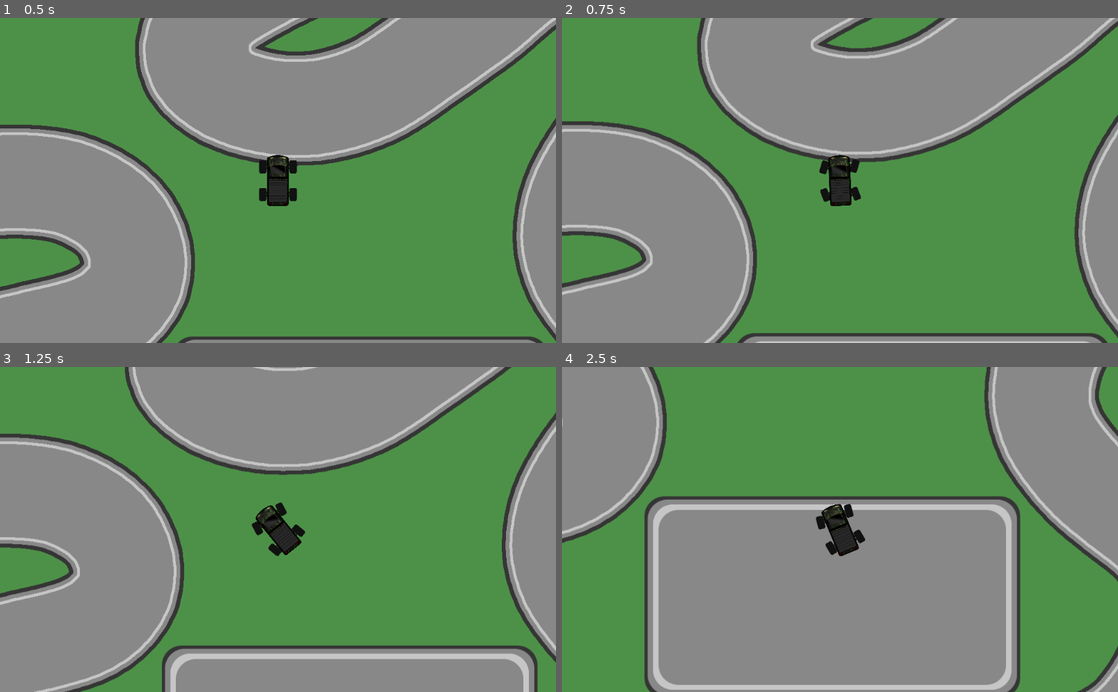
Above: before the commit, frames 1-4 (two rows, left to right).
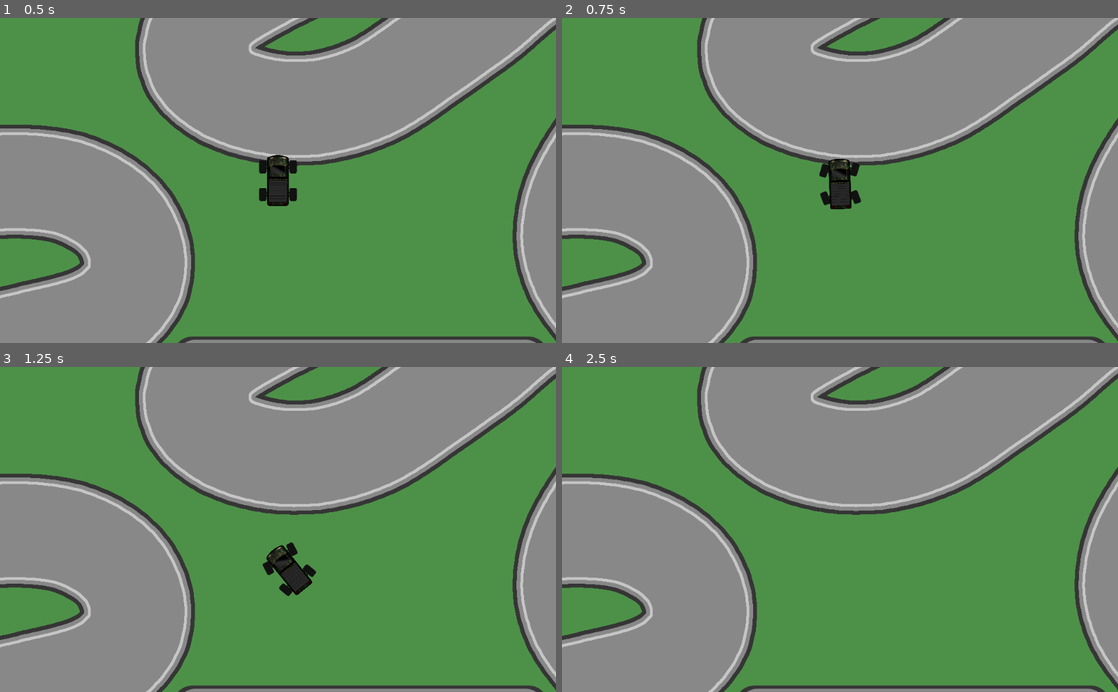
Above: after the commit, the same moments.

Repository: fswienty/godot-wheeled-vehicle-template
Game: Godot game, scene res://World.tscn
The game is run twice, just before and just after one commit, with the same random seed, the same clock (stepped at 60 frames per second) and the same inputs.
Inputs:
- Up to frame 1 (0.5 s): no input
- Up to frame 2 (0.75 s): tap Enter at 0.5 s; hold D (steer_right) from 0.53 s (still down); hold S (decelerate) from 0.53 s (still down)
- Up to frame 3 (1.25 s): keep holding D (steer_right); keep holding S (decelerate)
- Up to frame 4 (2.5 s): release D (steer_right) at 1.28 s; release S (decelerate) at 1.28 s; hold A (steer_left) 1.28-2.03 s; tap S (decelerate) at 1.35 s; hold D (steer_right) from 2.03 s (still down); hold S (decelerate) from 2.03 s (still down)

Frame 1 is identical in both runs. In frame 2, 10% of the frame differs, in the area x 0-100%, y 0-100%; in frame 3, 37%; in frame 4, 73%.

Commit message:
Revert "Update World.tscn"
This reverts commit 4cfbc932aa9160346309f9021012dcf431623107.

Diff:
--- a/World.tscn
+++ b/World.tscn
@@ -12,7 +12,7 @@
 [node name="Truck" parent="." instance=ExtResource( 2 )]
 steering_speed_decay = 0.3
 
-[node name="Camera2D" type="Camera2D" parent="Truck"]
+[node name="Camera2D" type="Camera2D" parent="."]
 current = true
 zoom = Vector2( 2, 2 )
 process_mode = 0
